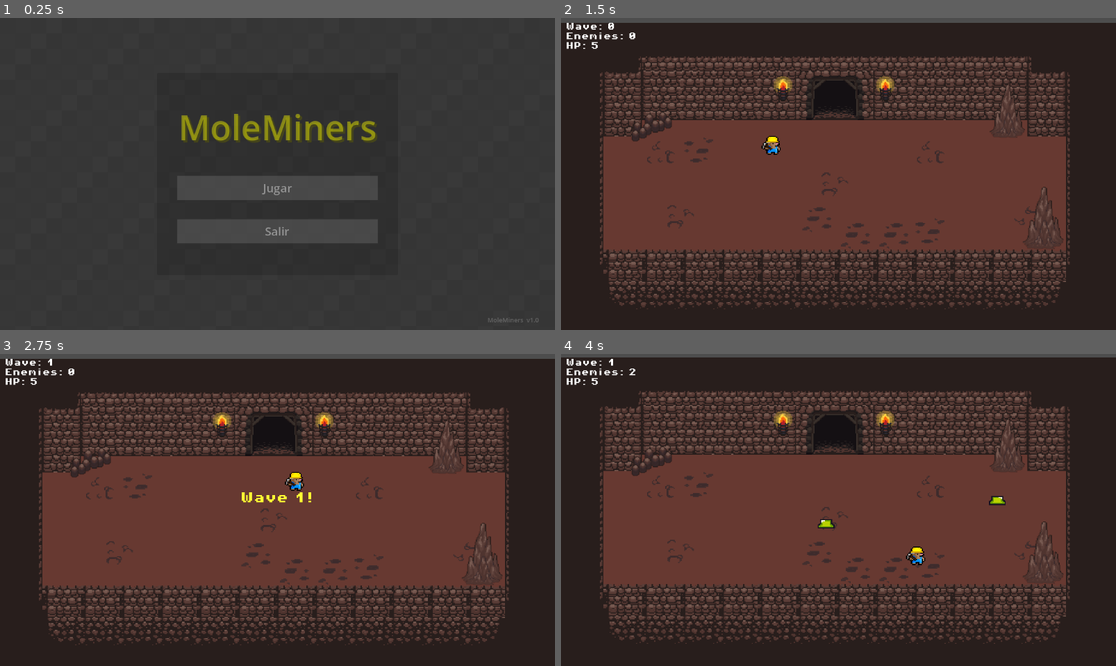
Above: before the commit, frames 1-4 (two rows, left to right).
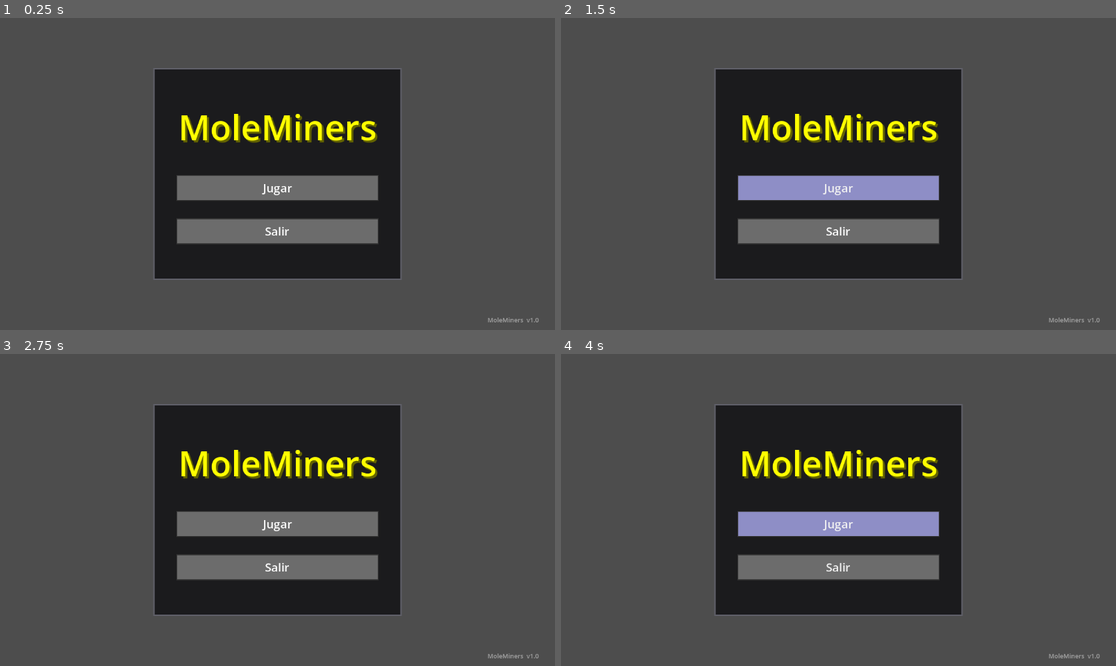
Above: after the commit, the same moments.

Repository: GerardoHuHer/Mole-miner
Game: Godot game, scene res://scenes/main_menu.tscn
The game is run twice, just before and just after one commit, with the same random seed, the same clock (stepped at 60 frames per second) and the same inputs.
Inputs (mouse positions are in pixels of both pictures, inside the frame that each line leads up to):
- Up to frame 1 (0.25 s): no input
- Up to frame 2 (1.5 s): click "Jugar" at 0.5 s; click (838, 186) at 1.25 s, where only the run after the commit has a clickable "Jugar"
- Up to frame 3 (2.75 s): hold Right (ui_right) from 2.03 s (still down); hold Space (attack) from 2.03 s (still down)
- Up to frame 4 (4 s): release Right (ui_right) at 2.78 s; release Space (attack) at 2.78 s; hold Down (ui_down) 2.78-3.53 s; tap Space (attack) at 2.85 s; hold Right (ui_right) from 3.53 s (still down)

The runs differ from the first frame. In frame 1, 9.6% of the frame differs, in the area x 27-98%, y 16-98%; in frame 2, 90%; in frame 3, 90%; in frame 4, 91%, in the area x 0-100%, y 1-100%.
Error after the commit: Parse Error: Cannot infer the type of "ha" variable because the value doesn't have a set type. (res://assets/scripts/main_menu.gd:107)

Commit message:
feat: rediseñar fondo del menu con escenario de mina
Fondo completamente rediseñado con capas de terreno reales:

Capas de terreno (de arriba a abajo):
- Cespéd verde (2 filas) con variación de tono
- Tierra/dirt (5 filas) con raíces pixeladas verticales
- Grava/gravel (2 filas) de transición
- Piedra/stone (se oscurece con la profundidad)
- Deepstone en el 55%+ de profundidad

Minerales con colores reales de Minecraft:
- Carbon, Hierro, Oro, Lapislazuli, Redstone, Diamante, Esmeralda, Cobre

Elementos decorativos:
- Cueva oscura central (arco de herradura pixelado)
- Dos antorchas con halo de luz suave (3 capas concentricas)
- Llama animada con flicker real (seno doble frecuencia)
- Raices marrones en la capa de tierra

Panel central actualizado:
- Estilo inventario Minecraft (fondo oscuro + borde gris azulado)
- Mayor opacidad para legibilidad contra fondo colorido

Diff:
--- a/assets/scripts/main_menu.gd
+++ b/assets/scripts/main_menu.gd
@@ -1,55 +1,215 @@
 extends Control
 
-# Paleta de colores para simular piedra estilo Minecraft
-const GRID_SIZE := 32
-const STONE_COLORS := [
-	Color(0.090, 0.090, 0.090, 1.0),
-	Color(0.102, 0.102, 0.102, 1.0),
-	Color(0.078, 0.078, 0.078, 1.0),
-	Color(0.114, 0.114, 0.114, 1.0),
-	Color(0.086, 0.086, 0.086, 1.0),
-	Color(0.098, 0.098, 0.098, 1.0),
-]
-const GRID_LINE_COLOR := Color(0.050, 0.050, 0.050, 0.9)
-
+# ─────────────────────────────────────────────────────────────────────────────
+#  MoleMiners — Menú principal  (fondo de mina estilo Minecraft)
+# ─────────────────────────────────────────────────────────────────────────────
+
+const TILE := 32
+
+# ── Colores de capas de terreno ───────────────────────────────────────────────
+const GRASS_C := [
+	Color(0.267, 0.545, 0.118, 1.0),
+	Color(0.235, 0.490, 0.094, 1.0),
+	Color(0.306, 0.580, 0.153, 1.0),
+]
+const DIRT_C := [
+	Color(0.545, 0.341, 0.153, 1.0),
+	Color(0.490, 0.298, 0.122, 1.0),
+	Color(0.592, 0.380, 0.184, 1.0),
+	Color(0.514, 0.318, 0.137, 1.0),
+	Color(0.459, 0.275, 0.110, 1.0),
+]
+const GRAVEL_C := [
+	Color(0.435, 0.412, 0.388, 1.0),
+	Color(0.392, 0.369, 0.345, 1.0),
+	Color(0.459, 0.435, 0.408, 1.0),
+]
+const STONE_C := [
+	Color(0.490, 0.490, 0.490, 1.0),
+	Color(0.447, 0.447, 0.451, 1.0),
+	Color(0.514, 0.506, 0.514, 1.0),
+	Color(0.467, 0.463, 0.467, 1.0),
+]
+const DEEPSTONE_C := [
+	Color(0.196, 0.192, 0.204, 1.0),
+	Color(0.176, 0.173, 0.184, 1.0),
+	Color(0.212, 0.208, 0.220, 1.0),
+]
+const GRID_LINE := Color(0.0, 0.0, 0.0, 0.28)
+
+# ── Minerales: [color, cada_N_tiles, hash_mul_row, hash_mul_col] ──────────────
+const ORES := [
+	[Color(0.098, 0.098, 0.098, 1.0), 7,  6271, 2381],  # Carbón
+	[Color(0.816, 0.682, 0.580, 1.0), 16, 4733, 1847],  # Hierro
+	[Color(0.980, 0.851, 0.259, 1.0), 38, 3571, 2143],  # Oro
+	[Color(0.141, 0.341, 0.710, 1.0), 52, 5113, 3001],  # Lapislázuli
+	[Color(0.859, 0.082, 0.082, 1.0), 58, 2803, 4127],  # Redstone
+	[Color(0.322, 0.882, 0.941, 1.0), 78, 7177, 1993],  # Diamante
+	[Color(0.059, 0.890, 0.376, 1.0), 88, 6899, 3217],  # Esmeralda
+	[Color(0.780, 0.400, 0.180, 1.0), 44, 3923, 5501],  # Cobre
+]
+
+# Raíces en la capa de tierra (líneas marrones oscuras)
+const ROOT_C := Color(0.306, 0.165, 0.059, 1.0)
+
+var _t := 0.0  # Tiempo para animación de llama
+
+# ─────────────────────────────────────────────────────────────────────────────
 func _ready() -> void:
 	queue_redraw()
-
-	# Fade-in al entrar al menú
 	modulate.a = 0.0
-	var tween := create_tween()
-	tween.tween_property(self, "modulate:a", 1.0, 0.6)
-
-	# Conectar botones
+	var tw := create_tween()
+	tw.tween_property(self, "modulate:a", 1.0, 0.8)
+
 	$CenterContainer/VBoxContainer/StartButton.pressed.connect(_on_start_pressed)
 	$CenterContainer/VBoxContainer/QuitButton.pressed.connect(_on_quit_pressed)
 
-# Dibuja el fondo de piedra pixelada estilo Minecraft
+func _process(delta: float) -> void:
+	_t += delta
+	queue_redraw()
+
+# ─────────────────────────────────────────────────────────────────────────────
+#  DIBUJO PRINCIPAL
+# ─────────────────────────────────────────────────────────────────────────────
 func _draw() -> void:
-	var cols := int(size.x / GRID_SIZE) + 2
-	var rows := int(size.y / GRID_SIZE) + 2
+	var w := size.x
+	var h := size.y
+	var cols := int(w / TILE) + 2
+	var rows := int(h / TILE) + 2
+
+	# Zonas en filas de tiles
+	var grass_end   := 2
+	var dirt_end    := grass_end + 5
+	var gravel_end  := dirt_end  + 2
+	# stone_start = gravel_end en adelante
+
+	# 1 ── Tiles de terreno
 	for row in range(rows):
 		for col in range(cols):
-			var rect := Rect2(
-				col * GRID_SIZE,
-				row * GRID_SIZE,
-				GRID_SIZE,
-				GRID_SIZE
+			var rect := Rect2(col * TILE, row * TILE, TILE, TILE)
+			draw_rect(rect, _tile_color(row, col, rows, grass_end, dirt_end, gravel_end))
+			draw_rect(rect, GRID_LINE, false, 0.5)
+
+	# 2 ── Raíces en la capa de tierra
+	_draw_roots(cols, grass_end, dirt_end)
+
+	# 3 ── Cueva oscura central (arco de herradura)
+	_draw_cave(w * 0.5, h * 0.60, w * 0.19, h * 0.30)
+
+	# 4 ── Antorchas con halo de luz y llama animada
+	_draw_torch(w * 0.20, h * 0.50, _t + 0.0)
+	_draw_torch(w * 0.80, h * 0.50, _t + 1.7)
+
+# ─────────────────────────────────────────────────────────────────────────────
+#  COLOR DE CADA TILE
+# ─────────────────────────────────────────────────────────────────────────────
+func _tile_color(row, col, total_rows, grass_end, dirt_end, gravel_end) -> Color:
+	var ha := row * 7919 + col * 3119
+	var hb := row * 1031 + col * 5237
+	var hc := row * 2657 + col * 7523
+
+	if row < grass_end:
+		return GRASS_C[ha % GRASS_C.size()]
+
+	if row < dirt_end:
+		return DIRT_C[ha % DIRT_C.size()]
+
+	if row < gravel_end:
+		return GRAVEL_C[ha % GRAVEL_C.size()]
+
+	# ── Zona de piedra ────────────────────────────────────────────────────────
+	var depth := float(row - gravel_end) / float(max(total_rows - gravel_end, 1))
+
+	# Minerales aparecen a partir del 20% de profundidad
+	if depth > 0.20:
+		for ore in ORES:
+			if (row * (ore[2] as int) + col * (ore[3] as int)) % (ore[1] as int) == 0:
+				return ore[0] as Color
+
+	# Deepstone en el 55%+ de profundidad
+	if depth > 0.55:
+		return DEEPSTONE_C[hb % DEEPSTONE_C.size()]
+
+	return STONE_C[hc % STONE_C.size()]
+
+# ─────────────────────────────────────────────────────────────────────────────
+#  RAÍCES EN TIERRA (líneas de 1-tile de ancho en dirección vertical)
+# ─────────────────────────────────────────────────────────────────────────────
+func _draw_roots(cols: int, grass_end: int, dirt_end: int) -> void:
+	for col in range(cols):
+		# Una raíz cada ~5 columnas, posición determinista
+		if (col * 3 + 7) % 5 != 0:
+			continue
+		var start_row := grass_end + 1
+		var length    := 2 + ((col * 17 + 3) % 3)   # 2 a 4 tiles de largo
+		for r in range(start_row, min(start_row + length, dirt_end)):
+			draw_rect(
+				Rect2(col * TILE + TILE * 0.35, r * TILE, TILE * 0.30, TILE),
+				ROOT_C
 			)
-			# Color pseudo-aleatorio determinista para variación de piedra
-			var idx := (row * 7919 + col * 3119) % STONE_COLORS.size()
-			draw_rect(rect, STONE_COLORS[idx])
-			draw_rect(rect, GRID_LINE_COLOR, false, 0.5)
-
+
+# ─────────────────────────────────────────────────────────────────────────────
+#  CUEVA CENTRAL (arco pixelado oscuro)
+# ─────────────────────────────────────────────────────────────────────────────
+func _draw_cave(cx: float, cy: float, rw: float, rh: float) -> void:
+	var snap   := float(TILE)
+	var cols_r := int(rw / snap) + 2
+	var rows_r := int(rh / snap) + 2
+
+	for r in range(-rows_r, rows_r + 1):
+		for c in range(-cols_r, cols_r + 1):
+			# Elipse ligeramente achatada arriba → arco de herradura
+			var nx := float(c) / (rw / snap)
+			var ny := float(r) / (rh / snap)
+			var inside := nx * nx + ny * ny * 0.75 <= 1.0
+			# Recortar parte superior para que no flote sobre el suelo
+			var above_center := r < 0
+			if inside and (above_center or ny * ny * 0.75 + nx * nx <= 1.0):
+				var tx := cx + c * snap - snap * 0.5
+				var ty := cy + r * snap - snap * 0.5
+				# Oscuridad progresiva hacia el centro
+				var alpha := 0.75 + (1.0 - (nx * nx + ny * ny * 0.75)) * 0.20
+				draw_rect(Rect2(tx, ty, snap, snap), Color(0.01, 0.01, 0.02, alpha))
+
+# ─────────────────────────────────────────────────────────────────────────────
+#  ANTORCHA CON LLAMA ANIMADA
+# ─────────────────────────────────────────────────────────────────────────────
+func _draw_torch(x: float, y: float, phase: float) -> void:
+	var flicker := sin(phase * 8.5) * 0.04 + sin(phase * 13.1) * 0.02
+
+	# Halo de luz (3 capas concéntricas suaves)
+	draw_circle(Vector2(x, y - 24), 96.0 + flicker * 20, Color(1.0, 0.55, 0.05, 0.055 + flicker))
+	draw_circle(Vector2(x, y - 24), 60.0,                Color(1.0, 0.65, 0.12, 0.070))
+	draw_circle(Vector2(x, y - 24), 32.0,                Color(1.0, 0.78, 0.20, 0.095))
+
+	# Palo de madera (3px de ancho, pixelado)
+	draw_rect(Rect2(x - 4, y - 8,  8, 24), Color(0.314, 0.188, 0.063, 1.0))  # sombra
+	draw_rect(Rect2(x - 3, y - 8,  6, 24), Color(0.451, 0.275, 0.094, 1.0))  # cuerpo
+	draw_rect(Rect2(x - 1, y - 8,  2, 24), Color(0.518, 0.333, 0.122, 1.0))  # borde claro
+
+	# Llama (altura y ancho animados)
+	var fh := 18.0 + sin(phase * 9.3) * 3.5
+	var fw := 10.0 + sin(phase * 6.1) * 2.0
+	var fy := y - 8.0 - fh
+
+	# Capa exterior naranja
+	draw_rect(Rect2(x - fw * 0.5, fy,        fw,       fh      ), Color(0.918, 0.361, 0.035, 1.0))
+	# Capa media amarillo-naranja
+	draw_rect(Rect2(x - fw * 0.3, fy + fh * 0.18, fw * 0.6, fh * 0.65), Color(1.0,   0.804, 0.067, 1.0))
+	# Núcleo blanco-amarillo (punta)
+	draw_rect(Rect2(x - 2,        fy + fh * 0.05, 4,        fh * 0.45), Color(1.0,   0.976, 0.620, 0.95))
+
+# ─────────────────────────────────────────────────────────────────────────────
+#  NAVEGACIÓN
+# ─────────────────────────────────────────────────────────────────────────────
 func _on_start_pressed() -> void:
-	# Fade-out antes de cambiar de escena
-	var tween := create_tween()
-	tween.tween_property(self, "modulate:a", 0.0, 0.3)
-	await tween.finished
+	var tw := create_tween()
+	tw.tween_property(self, "modulate:a", 0.0, 0.3)
+	await tw.finished
 	get_tree().change_scene_to_file("res://scenes/game.tscn")
 
 func _on_quit_pressed() -> void:
-	var tween := create_tween()
-	tween.tween_property(self, "modulate:a", 0.0, 0.3)
-	await tween.finished
+	var tw := create_tween()
+	tw.tween_property(self, "modulate:a", 0.0, 0.3)
+	await tw.finished
 	get_tree().quit()
--- a/scenes/main_menu.tscn
+++ b/scenes/main_menu.tscn
@@ -53,6 +53,23 @@
 corner_radius_bottom_right = 0
 corner_radius_bottom_left = 0
 
+; ── Panel central (estilo inventario Minecraft) ───────────────────────────────
+[sub_resource type="StyleBoxFlat" id="s_panel"]
+content_margin_left = 18.0
+content_margin_top = 18.0
+content_margin_right = 18.0
+content_margin_bottom = 18.0
+bg_color = Color(0.063, 0.063, 0.075, 0.82)
+border_width_left = 3
+border_width_top = 3
+border_width_right = 3
+border_width_bottom = 3
+border_color = Color(0.380, 0.380, 0.420, 0.90)
+corner_radius_top_left = 0
+corner_radius_top_right = 0
+corner_radius_bottom_right = 0
+corner_radius_bottom_left = 0
+
 ; ── Escena principal ──────────────────────────────────────────────────────────
 [node name="MainMenu" type="Control"]
 layout_mode = 3
@@ -61,18 +78,18 @@
 anchor_bottom = 1.0
 script = ExtResource("1_menu")
 
-; ── Panel semitransparente que enmarca el contenido central ──────────────────
+; ── Panel central estilo inventario Minecraft ────────────────────────────────
 [node name="UIPanel" type="Panel" parent="."]
 layout_mode = 1
 anchor_left = 0.5
 anchor_top = 0.5
 anchor_right = 0.5
 anchor_bottom = 0.5
-offset_left = -250.0
-offset_top = -210.0
-offset_right = 250.0
-offset_bottom = 210.0
-self_modulate = Color(0, 0, 0, 0.55)
+offset_left = -258.0
+offset_top = -220.0
+offset_right = 258.0
+offset_bottom = 220.0
+theme_override_styles/panel = SubResource("s_panel")
 
 ; ── Contenedor central ───────────────────────────────────────────────────────
 [node name="CenterContainer" type="CenterContainer" parent="."]
